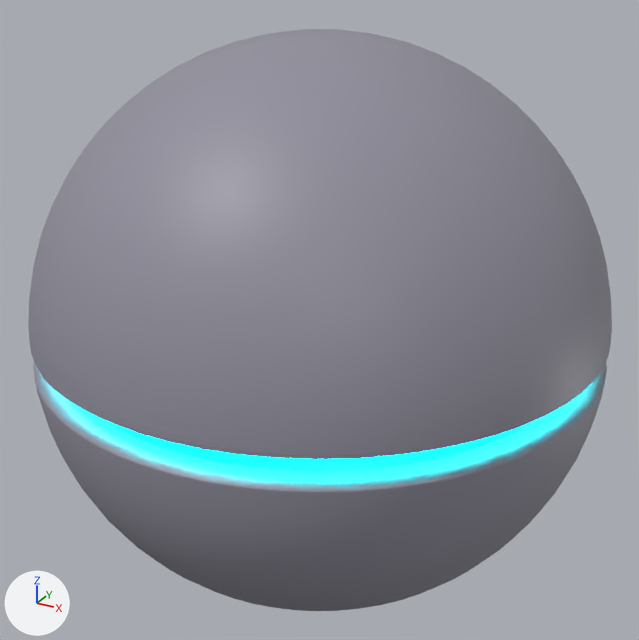
What one commit did to the Blender file assets/models/ball_meshes/neon_blue.blend.
Camera for both pictures: a 50 mm lens placed at (0.707, -1.288, 0.644), pointed at (-0.001, 0.0, 0.0). The lights are fixed; the arrows at lower left show +X, +Y and +Z.

The older version as bpy lines, for what is in view:
```python
mat_metal = principled_material('Metal')
mat_metal.base_color = (0.29, 0.282, 0.343)  # grey #93919e
me_sphere = bpy.data.meshes.new('Sphere')
me_sphere.from_pydata(...)  # 2498 vertices, 2560 faces; spans x -1.0..1.0, y -1.0..1.0, z -1.0..1.0
me_sphere.polygons.foreach_set('use_smooth', [True] * 2560)
# faces by material slot: [2432, 128]
me_sphere.materials.append(mat_metal)  # grey #93919e
me_sphere.materials.append(mat_neon)  # cyan #00f9ff
ob_sphere = bpy.data.objects.new('Sphere', me_sphere)
ob_sphere.location = (0.0, 0.0, 0.0)
ob_sphere.scale = (0.501, 0.501, 0.5)
```
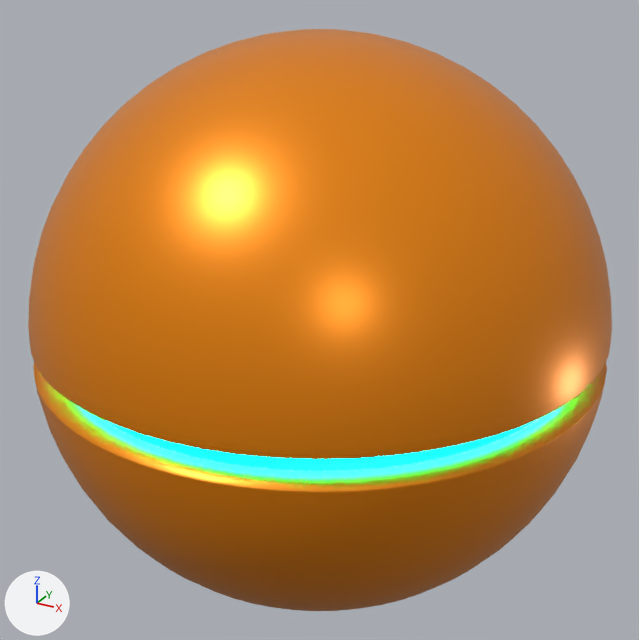
Where the newer file only moved an object's origin or applied its transform, the numbers keep the older frame.

Scene script edits in JSON lines:
```json
{"op": "set", "path": "mat_metal.base_color", "old": "(0.29, 0.282, 0.343)", "new": "(0.963, 0.279, 0.0)", "note": "grey #93919e -> orange #fb9000"}
{"op": "set", "path": "mat_metal.metallic", "old": "0.0", "new": "0.526"}
{"op": "set", "path": "mat_metal.roughness", "old": "0.5", "new": "0.346"}
```

Boxes [x1, y1, x2, y2] around the edits, measured in the pictures (639 x 640 px):
```json
{"object": "Sphere", "change": "recoloured, surface changed", "before": [28, 29, 612, 611], "after": [28, 29, 612, 611], "on screen": "grey to orange"}
```
